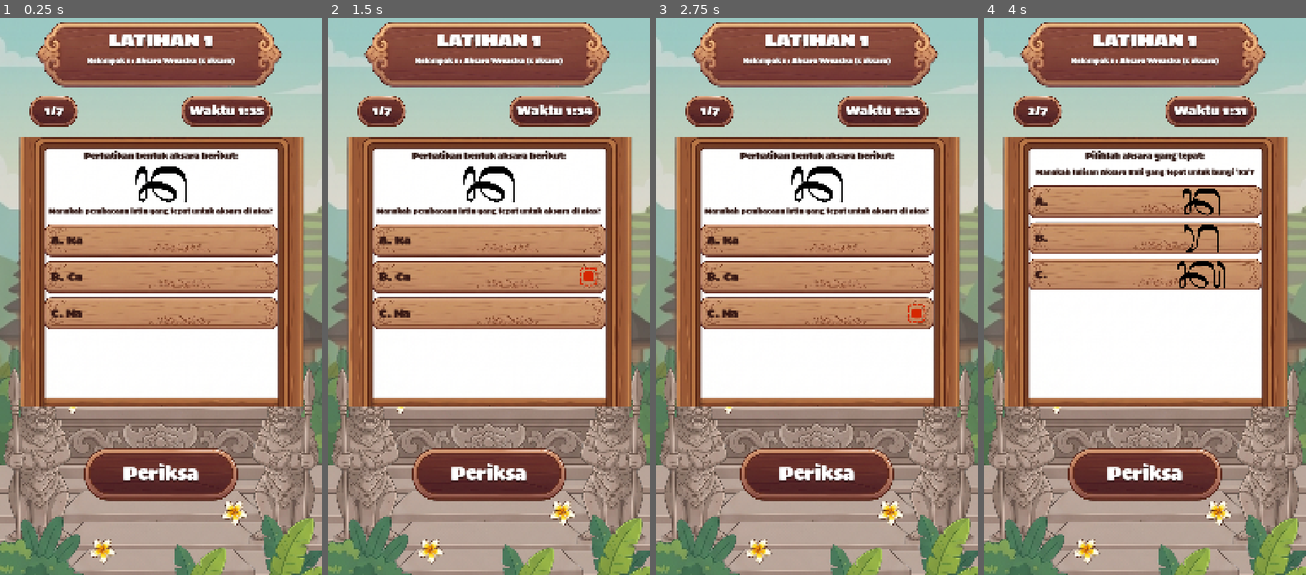
Above: before the commit, frames 1-4 (left to right).
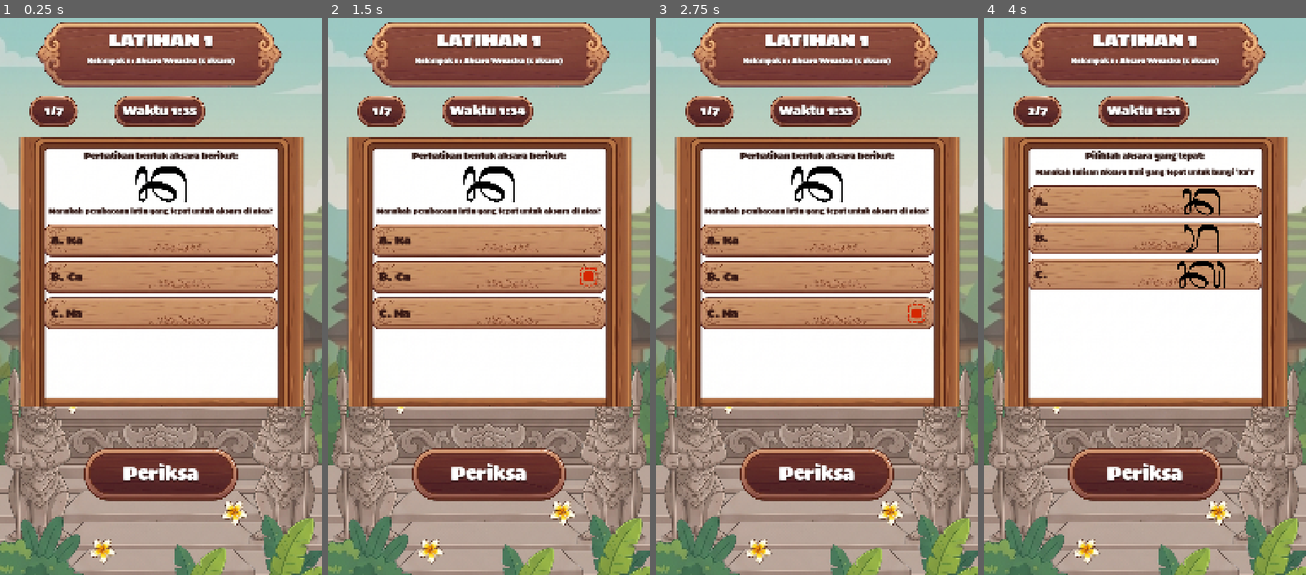
Above: after the commit, the same moments.

Repository: armasaputra/appsara-bali-web
Game: Godot game, scene res://scenes/IsiLatihan.tscn
The game is run twice, just before and just after one commit, with the same random seed, the same clock (stepped at 60 frames per second) and the same inputs. This scene is started directly instead of the project's main scene.
Inputs (mouse positions are in pixels of both pictures, inside the frame that each line leads up to):
- Up to frame 1 (0.25 s): no input
- Up to frame 2 (1.5 s): click (489, 240) at 0.5 s; click (489, 274) at 1.25 s
- Up to frame 3 (2.75 s): click (817, 313) at 2 s
- Up to frame 4 (4 s): click "Periksa" at 2.75 s; click "Periksa" at 3.5 s

The runs differ from the first frame. In frame 1, 2.5% of the frame differs, in the area x 35-85%, y 14-20%; in frame 2, 2.5%; in frame 3, 2.5%; in frame 4, 2.5%.

Commit message:
feat: implement AudioManager autoload and create exercise scene template

Diff:
--- a/project.godot
+++ b/project.godot
@@ -18,6 +18,7 @@
 [autoload]
 
 PlayerData="*res://scripts/PlayerData.gd"
+AudioManager="*res://scripts/AudioManager.gd"
 
 [display]
 
--- a/scenes/IsiLatihan.tscn
+++ b/scenes/IsiLatihan.tscn
@@ -211,8 +211,9 @@
 anchor_top = 0.5
 anchor_right = 1.0
 anchor_bottom = 0.5
-offset_left = -480.0
+offset_left = -704.0
 offset_top = -55.0
+offset_right = -224.0
 offset_bottom = 55.0
 grow_horizontal = 0
 grow_vertical = 2
@@ -569,9 +570,9 @@
 anchor_left = 1.0
 anchor_right = 1.0
 offset_left = -120.0
-offset_top = 55.0
+offset_top = 131.0
 offset_right = -50.0
-offset_bottom = 145.0
+offset_bottom = 221.0
 grow_horizontal = 0
 pivot_offset = Vector2(35, 45)
 texture_normal = ExtResource("13_clue")
@@ -699,9 +700,9 @@
 anchor_left = 0.5
 anchor_right = 0.5
 offset_left = -380.0
-offset_top = 55.0
+offset_top = 223.0
 offset_right = 380.0
-offset_bottom = 175.0
+offset_bottom = 343.0
 grow_horizontal = 2
 text = "Maaf jawaban kamu masih salah"
 label_settings = SubResource("LabelSettings_popup_msg")
@@ -716,10 +717,10 @@
 anchor_top = 1.0
 anchor_right = 0.5
 anchor_bottom = 1.0
-offset_left = -230.0
-offset_top = -240.0
-offset_right = 230.0
-offset_bottom = -130.0
+offset_left = -240.0
+offset_top = 8.0
+offset_right = 240.0
+offset_bottom = 166.0
 grow_horizontal = 2
 grow_vertical = 0
 pivot_offset = Vector2(230, 55)
@@ -741,17 +742,16 @@
 vertical_alignment = 1
 
 [node name="BtnLihatMateri" type="TextureButton" parent="WrongPopupLayer/PopupContainer"]
-visible = false
 layout_mode = 1
 anchors_preset = 7
 anchor_left = 0.5
 anchor_top = 1.0
 anchor_right = 0.5
 anchor_bottom = 1.0
-offset_left = -230.0
-offset_top = -120.0
-offset_right = 230.0
-offset_bottom = -10.0
+offset_left = -251.0
+offset_top = 208.0
+offset_right = 251.0
+offset_bottom = 366.0
 grow_horizontal = 2
 grow_vertical = 0
 pivot_offset = Vector2(230, 55)
@@ -821,9 +821,9 @@
 anchor_left = 0.5
 anchor_right = 0.5
 offset_left = -380.0
-offset_top = 40.0
+offset_top = 185.0
 offset_right = 380.0
-offset_bottom = 115.0
+offset_bottom = 260.0
 grow_horizontal = 2
 text = "LATIHAN SELESAI!"
 label_settings = SubResource("LabelSettings_popup_msg")
@@ -836,9 +836,9 @@
 anchor_left = 0.5
 anchor_right = 0.5
 offset_left = -380.0
-offset_top = 110.0
+offset_top = 255.0
 offset_right = 380.0
-offset_bottom = 190.0
+offset_bottom = 352.0
 grow_horizontal = 2
 text = "Hebat! Kamu telah menyelesaikan seluruh soal latihan."
 label_settings = SubResource("LabelSettings_prompt_header")
@@ -853,10 +853,10 @@
 anchor_top = 1.0
 anchor_right = 0.5
 anchor_bottom = 1.0
-offset_left = -230.0
-offset_top = -240.0
-offset_right = 230.0
-offset_bottom = -130.0
+offset_left = -223.0
+offset_top = -3.0
+offset_right = 223.0
+offset_bottom = 155.0
 grow_horizontal = 2
 grow_vertical = 0
 pivot_offset = Vector2(230, 55)
@@ -884,10 +884,10 @@
 anchor_top = 1.0
 anchor_right = 0.5
 anchor_bottom = 1.0
-offset_left = -230.0
-offset_top = -120.0
-offset_right = 230.0
-offset_bottom = -10.0
+offset_left = -254.0
+offset_top = 176.0
+offset_right = 254.0
+offset_bottom = 328.0
 grow_horizontal = 2
 grow_vertical = 0
 pivot_offset = Vector2(230, 55)
--- /dev/null
+++ b/scripts/AudioManager.gd
@@ -0,0 +1,86 @@
+extends Node
+
+# Audio Streams
+const BGM_PATH = "res://sounds/massobeats - rose water royalty free lofi music.mp3"
+const CLICK_PATH = "res://sounds/Click Sound Effect.mp3"
+
+var bgm_player: AudioStreamPlayer
+var click_player: AudioStreamPlayer
+
+# Volume settings (linear scale 0.0 - 1.0)
+var bgm_volume: float = 0.40 # 40% overall sound
+var sfx_volume: float = 0.50 # 50% overall sound
+
+func _ready() -> void:
+	process_mode = Node.PROCESS_MODE_ALWAYS # Persist and play across pauses/scenes
+	_setup_bgm_player()
+	_setup_click_player()
+
+	# Hook into scene tree to automatically attach click sound to all buttons
+	get_tree().node_added.connect(_on_node_added)
+	_scan_and_hook_buttons(get_tree().root)
+
+	# Start background music
+	play_bgm()
+
+func _setup_bgm_player() -> void:
+	bgm_player = AudioStreamPlayer.new()
+	bgm_player.name = "BGMPlayer"
+
+	if ResourceLoader.exists(BGM_PATH):
+		var bgm_stream = load(BGM_PATH)
+		if bgm_stream is AudioStreamMP3:
+			bgm_stream.loop = true
+		bgm_player.stream = bgm_stream
+
+	bgm_player.volume_db = linear_to_db(bgm_volume)
+	add_child(bgm_player)
+
+func _setup_click_player() -> void:
+	click_player = AudioStreamPlayer.new()
+	click_player.name = "ClickPlayer"
+
+	if ResourceLoader.exists(CLICK_PATH):
+		var click_stream = load(CLICK_PATH)
+		click_player.stream = click_stream
+
+	click_player.volume_db = linear_to_db(sfx_volume)
+	add_child(click_player)
+
+func play_bgm() -> void:
+	if bgm_player and bgm_player.stream:
+		if not bgm_player.playing:
+			bgm_player.play()
+
+func stop_bgm() -> void:
+	if bgm_player and bgm_player.playing:
+		bgm_player.stop()
+
+func set_bgm_volume(linear_vol: float) -> void:
+	bgm_volume = clamp(linear_vol, 0.0, 1.0)
+	if bgm_player:
+		bgm_player.volume_db = linear_to_db(bgm_volume)
+
+func set_sfx_volume(linear_vol: float) -> void:
+	sfx_volume = clamp(linear_vol, 0.0, 1.0)
+	if click_player:
+		click_player.volume_db = linear_to_db(sfx_volume)
+
+func play_click() -> void:
+	if click_player and click_player.stream:
+		click_player.play()
+
+# Auto-hook all buttons across the application
+func _on_node_added(node: Node) -> void:
+	if node is BaseButton:
+		_hook_button(node)
+
+func _hook_button(btn: BaseButton) -> void:
+	if not btn.pressed.is_connected(play_click):
+		btn.pressed.connect(play_click)
+
+func _scan_and_hook_buttons(node: Node) -> void:
+	if node is BaseButton:
+		_hook_button(node)
+	for child in node.get_children():
+		_scan_and_hook_buttons(child)
--- a/scripts/IsiLatihan.gd
+++ b/scripts/IsiLatihan.gd
@@ -119,7 +119,7 @@
 			},
 			{
 				"type": "draw",
-				"instruction": "Ayo, coba tulis aksara Ca",
+				"instruction": "Tulis aksara Ca",
 				"target_image": "res://assets/Aksara/ca.png"
 			}
 		]
@@ -180,7 +180,7 @@
 			},
 			{
 				"type": "draw",
-				"instruction": "Ayo, coba tulis aksara La",
+				"instruction": "Tulis aksara La",
 				"target_image": "res://assets/Aksara/la.png"
 			}
 		]
@@ -242,7 +242,7 @@
 			},
 			{
 				"type": "draw",
-				"instruction": "Ayo, coba tulis aksara Nga",
+				"instruction": "Tulis aksara Nga",
 				"target_image": "res://assets/Aksara/nga.png"
 			}
 		]
@@ -303,7 +303,7 @@
 			},
 			{
 				"type": "draw",
-				"instruction": "Ayo, coba tulis aksara Ja",
+				"instruction": "Tulis aksara Ja",
 				"target_image": "res://assets/Aksara/ja.png"
 			}
 		]
@@ -364,7 +364,7 @@
 			},
 			{
 				"type": "draw",
-				"instruction": "Ayo, coba tulis Gantungan Ra",
+				"instruction": "Tulis Gantungan Ra",
 				"target_image": "res://assets/Aksara/ra (gantungan).png"
 			}
 		]
@@ -425,7 +425,7 @@
 			},
 			{
 				"type": "draw",
-				"instruction": "Ayo, coba tulis Gantungan Da",
+				"instruction": "Tulis Gantungan Da",
 				"target_image": "res://assets/Aksara/da (gantungan).png"
 			}
 		]
@@ -486,7 +486,7 @@
 			},
 			{
 				"type": "draw",
-				"instruction": "Ayo, coba tulis Gantungan Ma",
+				"instruction": "Tulis Gantungan Ma",
 				"target_image": "res://assets/Aksara/ma (gantungan) .png"
 			}
 		]
@@ -547,7 +547,7 @@
 			},
 			{
 				"type": "draw",
-				"instruction": "Ayo, coba tulis Gempelan Pa",
+				"instruction": "Tulis Gempelan Pa",
 				"target_image": "res://assets/Aksara/pa (gempelan).png"
 			}
 		]
@@ -1007,7 +1007,7 @@
 	var total_points = 0
 	for line in drawing_lines:
 		total_points += line.size()
-	if total_points < 5:
+	if total_points < 8:
 		return false
 
 	if target_img_path.is_empty() or not ResourceLoader.exists(target_img_path):
@@ -1041,7 +1041,7 @@
 	var dest_h = img_orig_h * fit_scale
 	var dest_pos = ghost_pos + Vector2((ghost_size.x - dest_w) / 2.0, (ghost_size.y - dest_h) / 2.0)
 
-	# 1. Rasterize reference image into ref_grid (64x64)
+	# 1. Rasterize reference image into ref_grid (64x64) and track bounding box
 	var ref_grid = []
 	for y in range(grid_h):
 		var row = []
@@ -1050,10 +1050,15 @@
 		ref_grid.append(row)
 
 	var ref_count = 0
+	var min_gx = grid_w
+	var max_gx = 0
+	var min_gy = grid_h
+	var max_gy = 0
+
 	for iy in range(int(img_orig_h)):
 		for ix in range(int(img_orig_w)):
 			var c = ref_img.get_pixel(ix, iy)
-			if c.a > 0.25:
+			if c.a > 0.28:
 				var px = dest_pos.x + (float(ix) / img_orig_w) * dest_w
 				var py = dest_pos.y + (float(iy) / img_orig_h) * dest_h
 				var gx = clamp(int((px / area_size.x) * grid_w), 0, grid_w - 1)
@@ -1061,11 +1066,27 @@
 				if ref_grid[gy][gx] == 0:
 					ref_grid[gy][gx] = 1
 					ref_count += 1
+					min_gx = min(min_gx, gx)
+					max_gx = max(max_gx, gx)
+					min_gy = min(min_gy, gy)
+					max_gy = max(max_gy, gy)
 
 	if ref_count == 0:
 		return true
 
-	# 2. Build tolerance zone around reference strokes (radius 2)
+	# Bounding box centers for quadrant evaluation
+	var mid_gx = int((min_gx + max_gx) / 2.0)
+	var mid_gy = int((min_gy + max_gy) / 2.0)
+
+	# Count reference points per quadrant: 0=TL, 1=TR, 2=BL, 3=BR
+	var ref_quads = [0, 0, 0, 0]
+	for y in range(grid_h):
+		for x in range(grid_w):
+			if ref_grid[y][x] == 1:
+				var q_idx = (0 if y <= mid_gy else 2) + (0 if x <= mid_gx else 1)
+				ref_quads[q_idx] += 1
+
+	# 2. Build tolerance zone around reference strokes (radius 1.5 -> dx*dx + dy*dy <= 3)
 	var tolerance_grid = []
 	for y in range(grid_h):
 		var row = []
@@ -1078,7 +1099,7 @@
 			if ref_grid[y][x] == 1:
 				for dy in range(-2, 3):
 					for dx in range(-2, 3):
-						if dx * dx + dy * dy <= 5:
+						if dx * dx + dy * dy <= 3:
 							var ny = clamp(y + dy, 0, grid_h - 1)
 							var nx = clamp(x + dx, 0, grid_w - 1)
 							tolerance_grid[ny][nx] = 1
@@ -1104,24 +1125,29 @@
 						drawn_grid[ny][nx] = 1
 						drawn_count += 1
 
-	# 4. Check drawn points count
-	if drawn_count < 15:
-		print("Draw rejected: too few strokes. Drawn=%d" % drawn_count)
+	# 4. Check drawn points count vs reference count
+	if drawn_count < 30 or drawn_count < ref_count * 0.35:
+		print("Draw rejected: too few strokes. Drawn=%d, Ref=%d" % [drawn_count, ref_count])
 		return false
 
+	if drawn_count > ref_count * 2.1 or drawn_count > 1400:
+		print("Draw rejected: too dense ink (scribble anti-cheat). Drawn=%d, Ref=%d" % [drawn_count, ref_count])
+		return false
+
 	# 5. Calculate intersection and outside points
-	var intersection_count = 0
+	var inside_count = 0
 	var outside_count = 0
 	for y in range(grid_h):
 		for x in range(grid_w):
 			if drawn_grid[y][x] == 1:
 				if tolerance_grid[y][x] == 1:
-					intersection_count += 1
+					inside_count += 1
 				else:
 					outside_count += 1
 
-	# Calculate matched reference points (how much of the letter was covered)
+	# Calculate matched reference points & quadrant matches
 	var matched_ref_count = 0
+	var matched_quads = [0, 0, 0, 0]
 	for y in range(grid_h):
 		for x in range(grid_w):
 			if ref_grid[y][x] == 1:
@@ -1130,7 +1156,7 @@
 					if matched:
 						break
 					for dx in range(-2, 3):
-						if dx * dx + dy * dy <= 5:
+						if dx * dx + dy * dy <= 4:
 							var ny = clamp(y + dy, 0, grid_h - 1)
 							var nx = clamp(x + dx, 0, grid_w - 1)
 							if drawn_grid[ny][nx] == 1:
@@ -1138,23 +1164,39 @@
 								break
 				if matched:
 					matched_ref_count += 1
+					var q_idx = (0 if y <= mid_gy else 2) + (0 if x <= mid_gx else 1)
+					matched_quads[q_idx] += 1
 
 	var coverage = float(matched_ref_count) / float(ref_count)
-	var accuracy = float(intersection_count) / float(max(1, drawn_count))
+	var accuracy = float(inside_count) / float(max(1, drawn_count))
 
 	print("Draw Match: coverage=%.2f, accuracy=%.2f, drawn=%d, ref=%d, outside=%d" % [
 		coverage, accuracy, drawn_count, ref_count, outside_count
 	])
 
-	# Anti-cheat: Check if player just filled the board completely black or drew everywhere
-	if drawn_count > ref_count * 2.5 or drawn_count > 1600 or outside_count > ref_count * 1.5:
-		print("Draw rejected: scribble too dense or too far outside (anti-cheat). Drawn=%d, Outside=%d, Ref=%d" % [
-			drawn_count, outside_count, ref_count
-		])
+	# Anti-cheat / Anti-scribble:
+	# 1. More than 48% stray ink outside the letter shape is rejected
+	if accuracy < 0.52:
+		print("Draw rejected: accuracy too low (too much stray ink outside letter). Accuracy=%.2f" % accuracy)
 		return false
 
-	# Match criteria: coverage >= 28% and accuracy >= 35%
-	return (coverage >= 0.28 and accuracy >= 0.35)
+	# 2. Overall coverage must cover at least 48% of the letter
+	if coverage < 0.48:
+		print("Draw rejected: coverage too low (incomplete letter). Coverage=%.2f" % coverage)
+		return false
+
+	# 3. Structural Quadrant Check: Every quadrant containing significant strokes must have at least 25% coverage
+	for qi in range(4):
+		if ref_quads[qi] >= 18:
+			var q_cov = float(matched_quads[qi]) / float(ref_quads[qi])
+			if q_cov < 0.25:
+				print("Draw rejected: quadrant %d missing (q_cov=%.2f, ref=%d). Random scribble detected." % [
+					qi, q_cov, ref_quads[qi]
+				])
+				return false
+
+	print("Draw Match PASSED: Valid handwriting recognized!")
+	return true
 
 func _handle_answer_correct() -> void:
 	print("Jawaban Benar!")
@@ -1176,14 +1218,8 @@
 	label_wrong_message.text = "Maaf jawaban kamu masih salah"
 	if question_fail_count >= 3:
 		btn_lihat_materi.visible = true
-		btn_jawab_lagi.offset_top = -240.0
-		btn_jawab_lagi.offset_bottom = -130.0
-		btn_lihat_materi.offset_top = -120.0
-		btn_lihat_materi.offset_bottom = -10.0
 	else:
 		btn_lihat_materi.visible = false
-		btn_jawab_lagi.offset_top = -180.0
-		btn_jawab_lagi.offset_bottom = -70.0
 
 	wrong_popup_layer.visible = true
 	wrong_popup_layer.modulate.a = 0.0
Not shown, added: scripts/AudioManager.gd.uid
